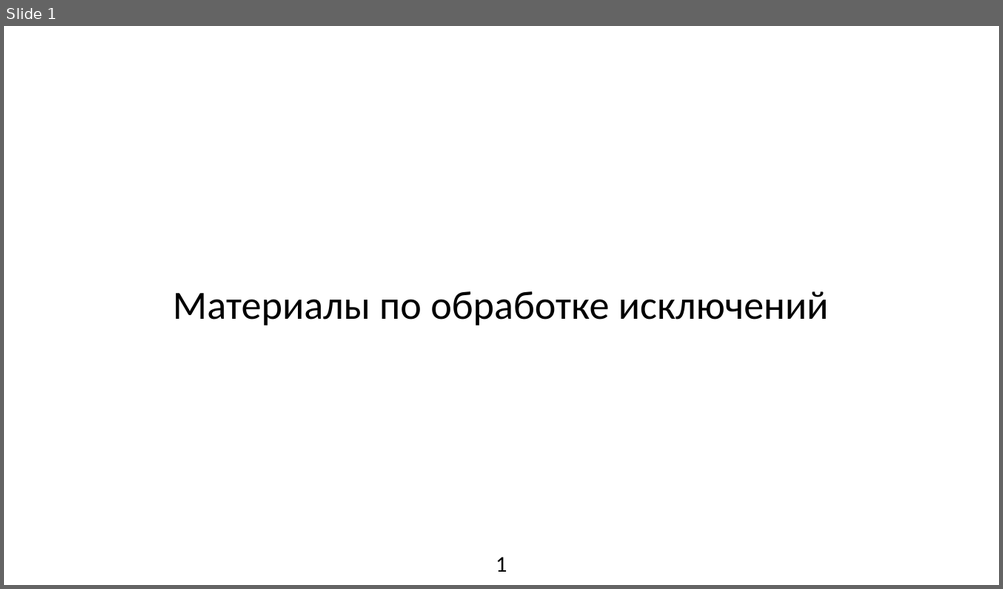
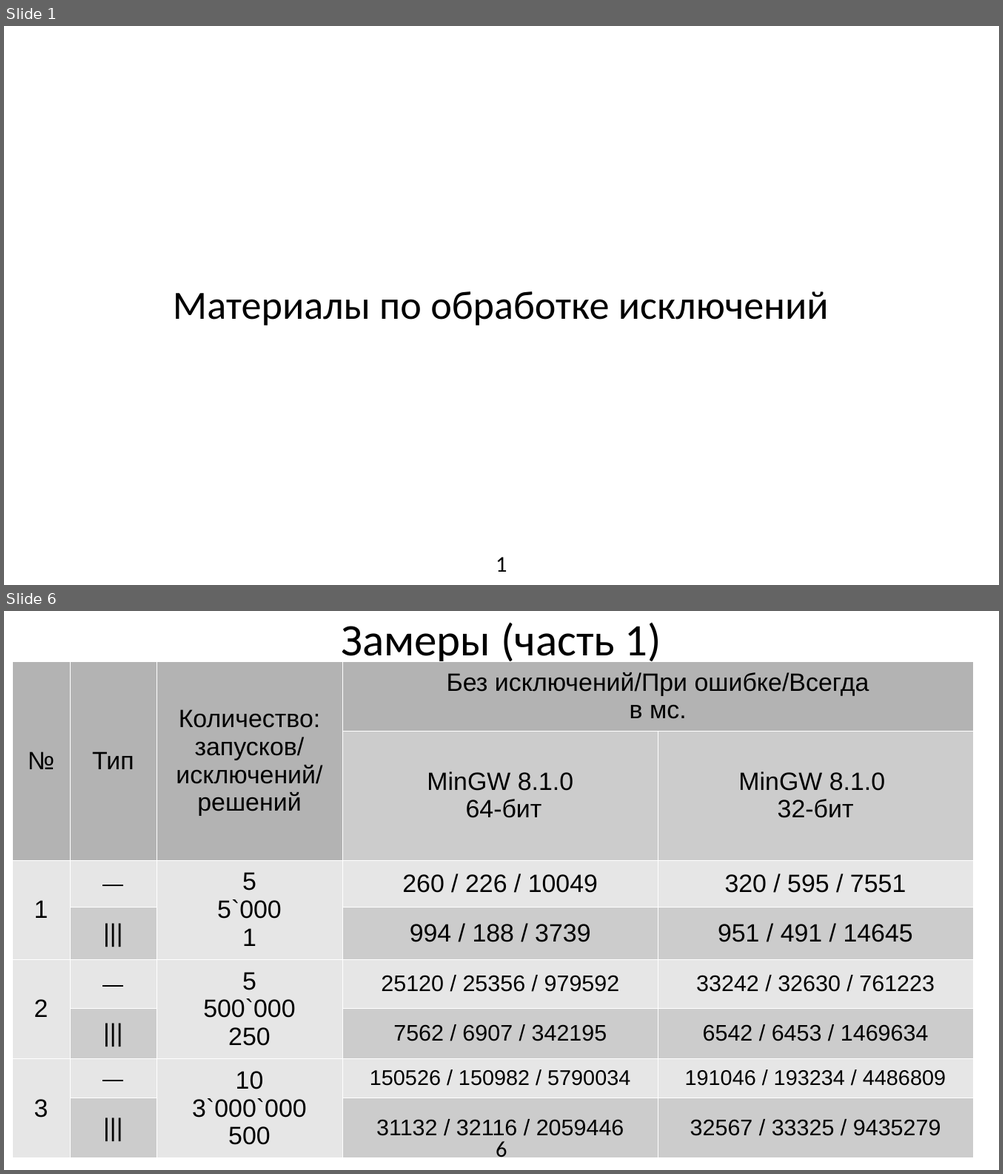
Before and after one commit to Leartiz/exception_research, a slide deck: about/presentation.odp. Shown one above the other, each under a label of ours: slide 1 before the commit, slides 1 and 6 after it; the slides between them are not shown. The pictures are 1003x589 and 1003x1174 pixels, drawn with LibreOffice and Linux fonts; fonts in the diff are those of the drawing. Boxes give left, top, right and bottom in pixels: in the first picture for what was removed or moved away, otherwise in the second. Text is boxed around its words. In the diff, an @@ line names an element or a change of style, - is before the commit and + after.

```diff
--- a/about/presentation.odp
+++ b/about/presentation.odp
@@ slide 6 added at (x1=4, y1=611, x2=999, y2=1170), background #FFFFFF @@
@@ title added at (x1=341, y1=622, x2=661, y2=666), 36 pt, text #000000 @@
+Замеры (часть 1)
@@ table added at (x1=12, y1=661, x2=973, y2=1148), 8 rows, 5 columns @@
+№ | Тип | Количество: / запусков/ / исключений/ / решений | Без исключений/При ошибке/Всегда / в мс. | 
+ |  |  | MinGW 8.1.0 / 64-бит | MinGW 8.1.0 / 32-бит
+1 |  | 5 / 5`000 / 1 | 260 / 226 / 10049 | 320 / 595 / 7551
+ | ||| |  | 994 / 188 / 3739 | 951 / 491 / 14645
+2 |  | 5 / 500`000 / 250 | 25120 / 25356 / 979592 | 33242 / 32630 / 761223
+ | ||| |  | 7562 / 6907 / 342195 | 6542 / 6453 / 1469634
+3 |  | 10 / 3`000`000 / 500 | 150526 / 150982 / 5790034 | 191046 / 193234 / 4486809
+ | ||| |  | 31132 / 32116 / 2059446 | 32567 / 33325 / 9435279
@@ page number added at (x1=495, y1=1142, x2=506, y2=1162), 18 pt, text #000000 @@
+6
```
Also in this commit, not shown: 1 slide changed, 9 other slides added, 2 slides removed, 5 other files.
